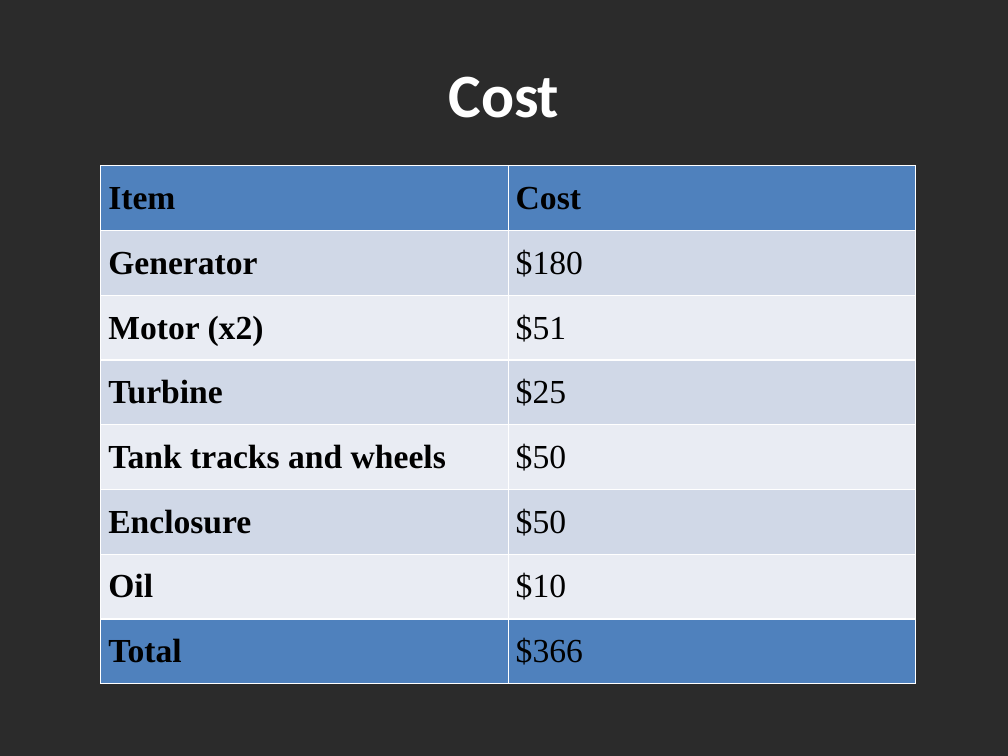
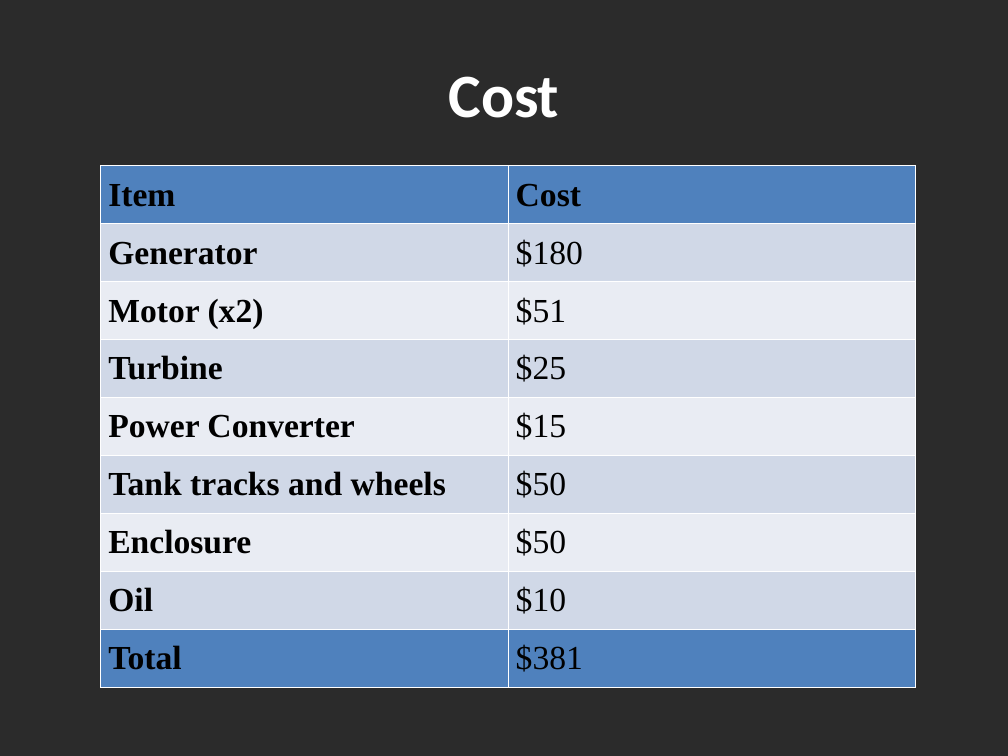
Before and after one commit to mickeyboss123/enel427, a slide deck: slide 16 of nmr26project3rdpro-12.pptx (slide 15 before the commit). Drawn at 1008x756 pixels with LibreOffice and Linux fonts; fonts in the diff are those of the drawing; background and template pictures are left out; a plain dark background stands for a picture behind light text. Boxes give left, top, right and bottom in pixels: in the first picture for what was removed or moved away, otherwise in the second. Text is boxed around its words. In the diff, an @@ line names an element or a change of style, - is before the commit and + after.

```diff
--- a/nmr26project3rdpro-12.pptx
+++ b/nmr26project3rdpro-12.pptx
@@ table at [101, 166, 915, 688] @@
+row 5: Power Converter | $15
-row 9, column 2: $366
+row 9, column 2: $381
```
Also in this commit, not shown: 6 other slides changed, 1 other file.
